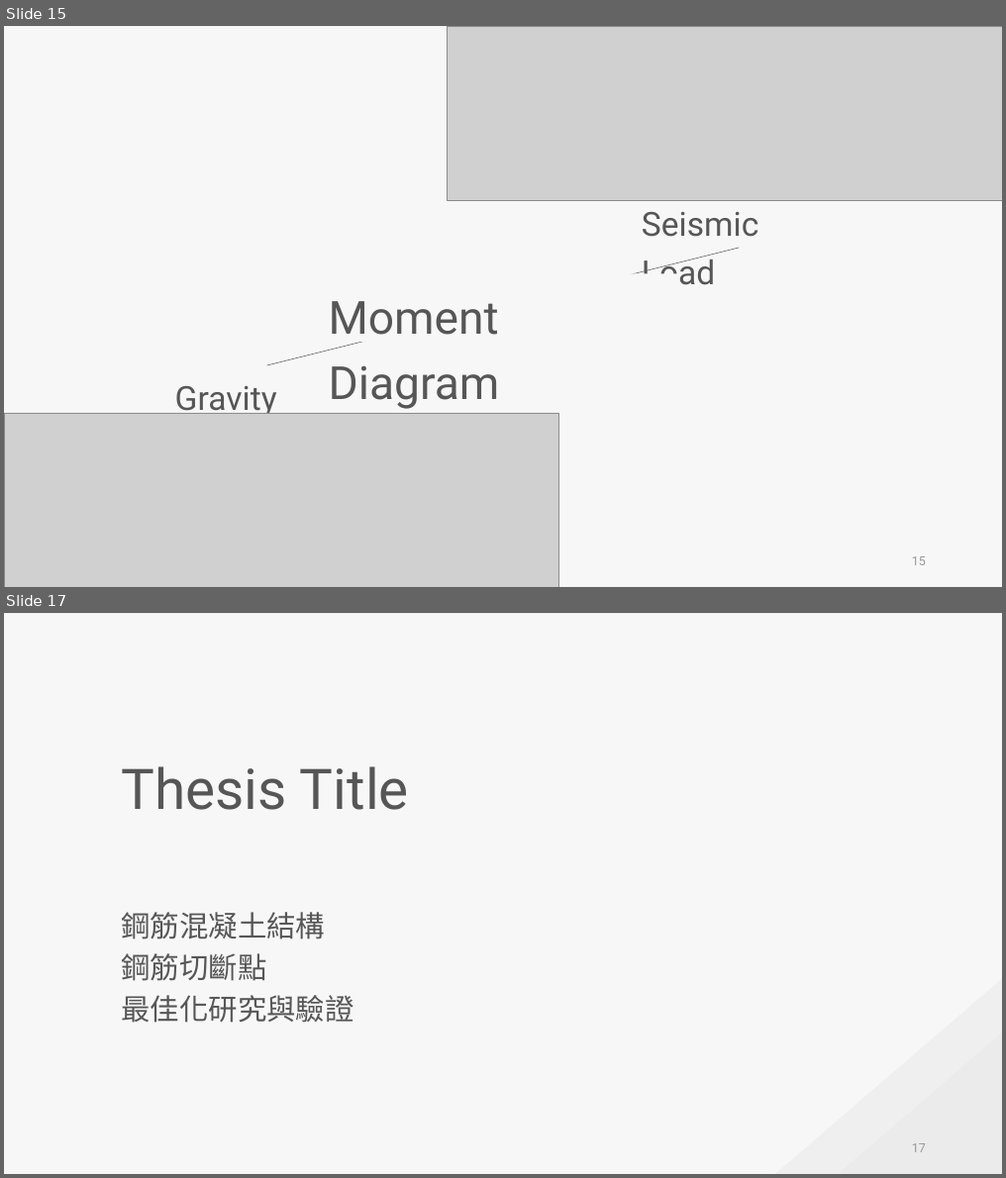
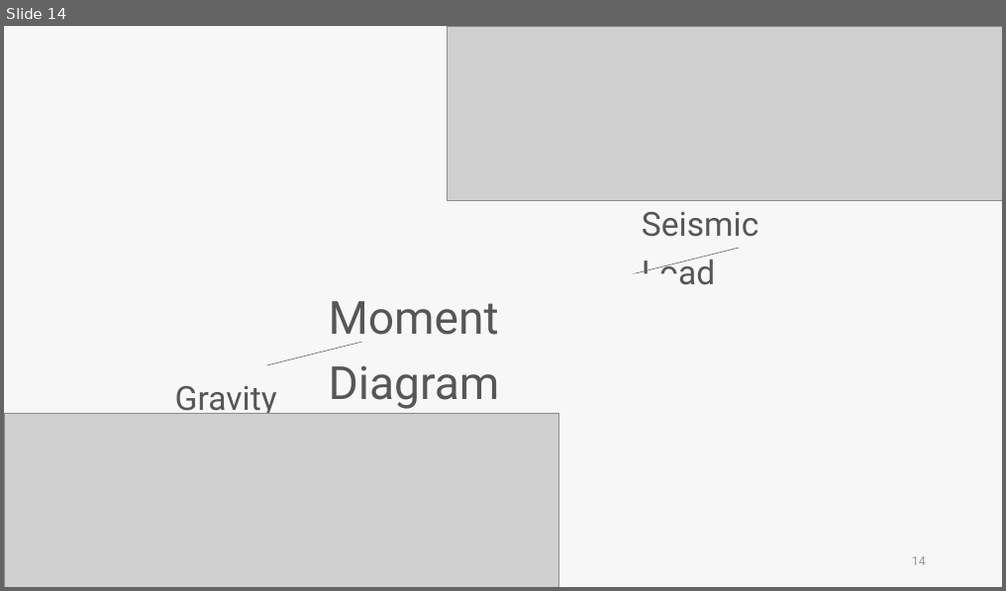
Before and after one commit to skyran1278/VbaProject, a slide deck: 20180126_SmartCut/Meeting/20190412 Meeting/20190412 Meeting.pptx. Shown one above the other, each under a label of ours: slides 15 and 17 before the commit, slide 14 after it; the slides between them are not shown. The pictures are 1006x1178 and 1006x591 pixels, drawn with LibreOffice and Linux fonts; fonts in the diff are those of the drawing; grey boxes stand for pictures. Boxes give left, top, right and bottom in pixels: in the first picture for what was removed or moved away, otherwise in the second. Text is boxed around its words. In the diff, an @@ line names an element or a change of style, - is before the commit and + after.

```diff
--- a/20180126_SmartCut/Meeting/20190412 Meeting/20190412 Meeting.pptx
+++ b/20180126_SmartCut/Meeting/20190412 Meeting/20190412 Meeting.pptx
@@ slide 17 removed at [4, 613, 1002, 1174], background #F7F7F7 @@
@@ text removed at [122, 766, 409, 810] @@
-Thesis Title
@@ text removed at [122, 912, 354, 1023] @@
-鋼筋混凝土結構
-鋼筋切斷點
-最佳化研究與驗證
@@ triangle removed at [775, 979, 1002, 1174] @@
@@ triangle removed at [838, 1033, 1002, 1174] @@
@@ page number removed at [912, 1144, 926, 1153] @@
-17
@@ what was slide 15 is now slide 14 @@
@@ page number at [912, 557, 926, 566]: text changed @@
-15
+14
```
Also in this commit, not shown: 6 slides changed, 4 slides added, 4 other slides removed, 1 other file.
